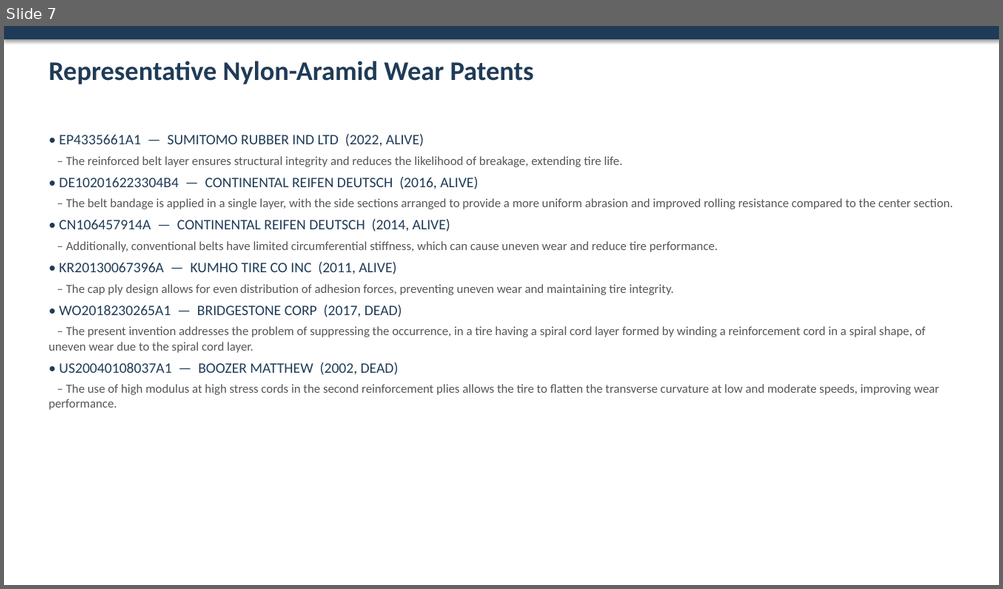
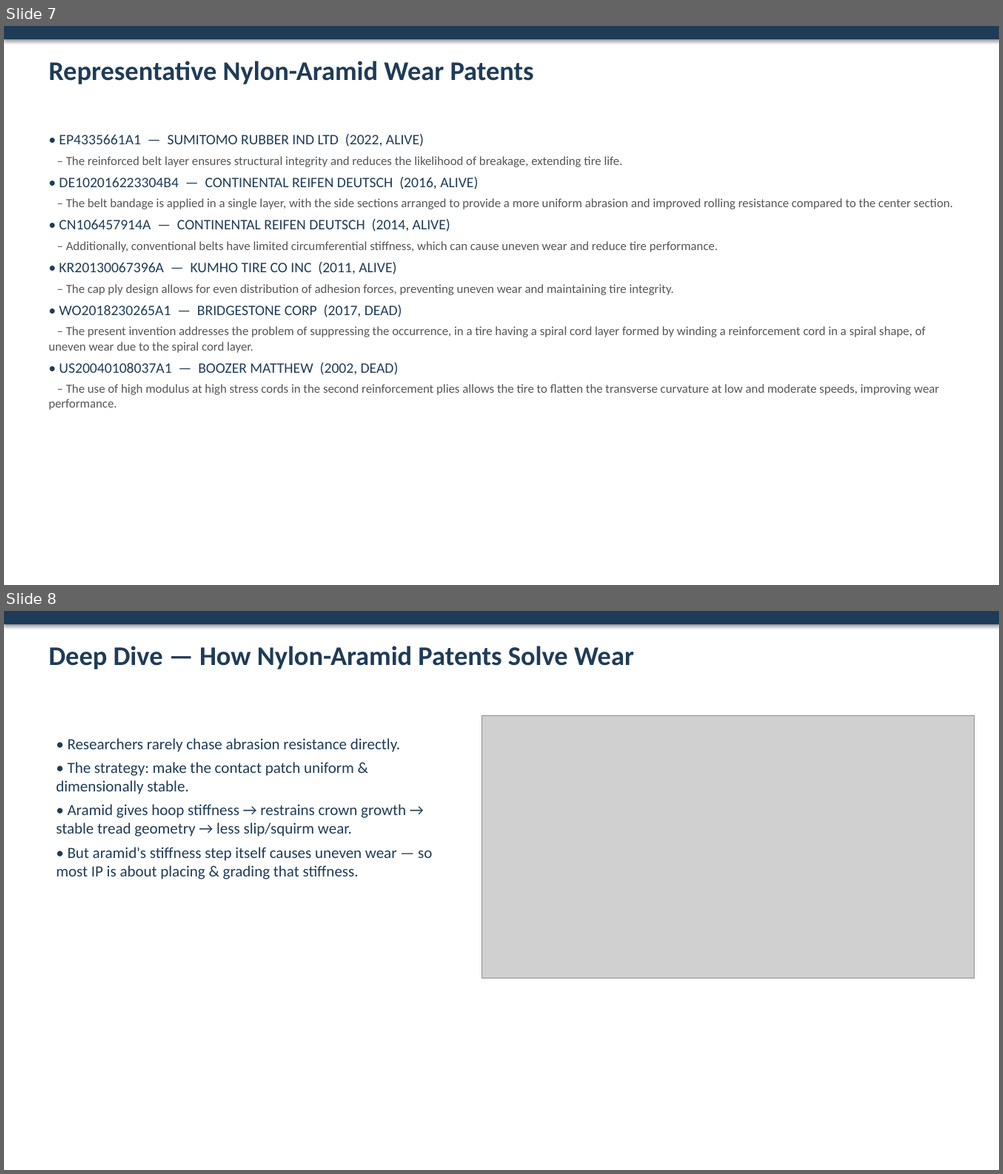
Before and after one commit to sreeharshahr09-gif/Sri, a slide deck: reports/Hybrid_Cord_Wear_Analysis.pptx. Shown one above the other, each under a label of ours: slide 7 before the commit, slides 7 and 8 after it. The pictures are 1003x589 and 1003x1174 pixels, drawn with LibreOffice and Linux fonts; fonts in the diff are those of the drawing; grey boxes stand for pictures. Boxes give left, top, right and bottom in pixels: in the first picture for what was removed or moved away, otherwise in the second. Text is boxed around its words. In the diff, an @@ line names an element or a change of style, - is before the commit and + after.

```diff
--- a/reports/Hybrid_Cord_Wear_Analysis.pptx
+++ b/reports/Hybrid_Cord_Wear_Analysis.pptx
@@ slide 8 added at [4,611,999,1170], background #FFFFFF @@
@@ rectangle added at [4,611,999,624], fill #1F3B57 @@
@@ text added at [48,646,634,669], 26 pt, text #1F3B57, bold @@
+Deep Dive — How Nylon-Aramid Patents Solve Wear
@@ picture added at [481,715,974,979] @@
@@ text added at [56,738,432,880], 15 pt, text #1F3B57 @@
+• Researchers rarely chase abrasion resistance directly.
+• The strategy: make the contact patch uniform & dimensionally stable.
+• Aramid gives hoop stiffness → restrains crown growth → stable tread geometry → less slip/squirm wear.
+• But aramid's stiffness step itself causes uneven wear — so most IP is about placing & grading that stiffness.
```
Also in this commit, not shown: 1 slide changed, 2 other slides added, 2 other files.
